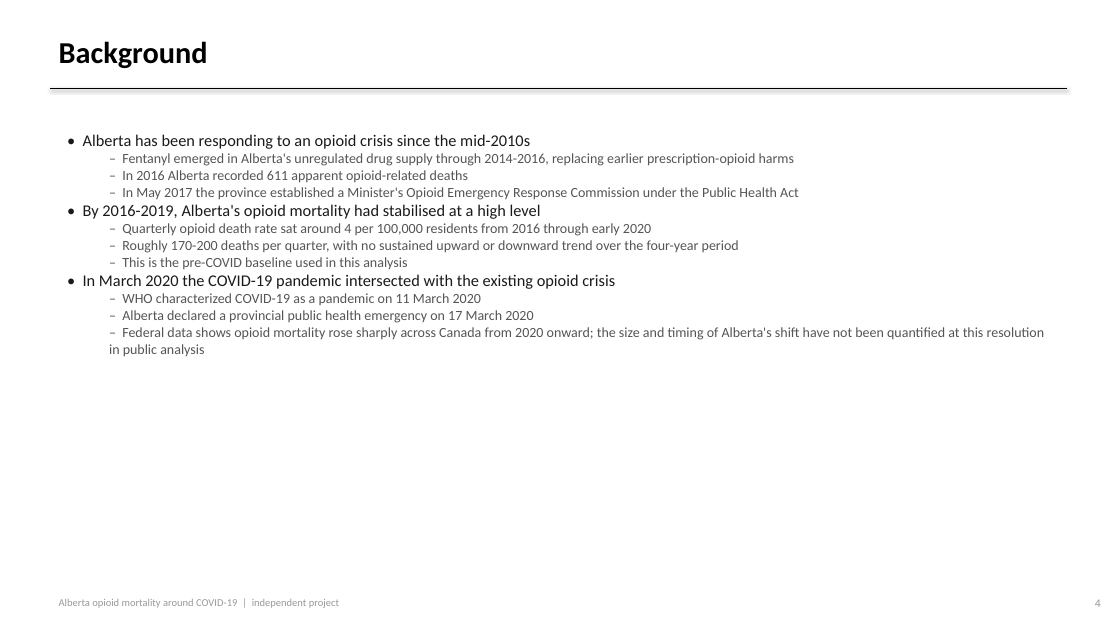
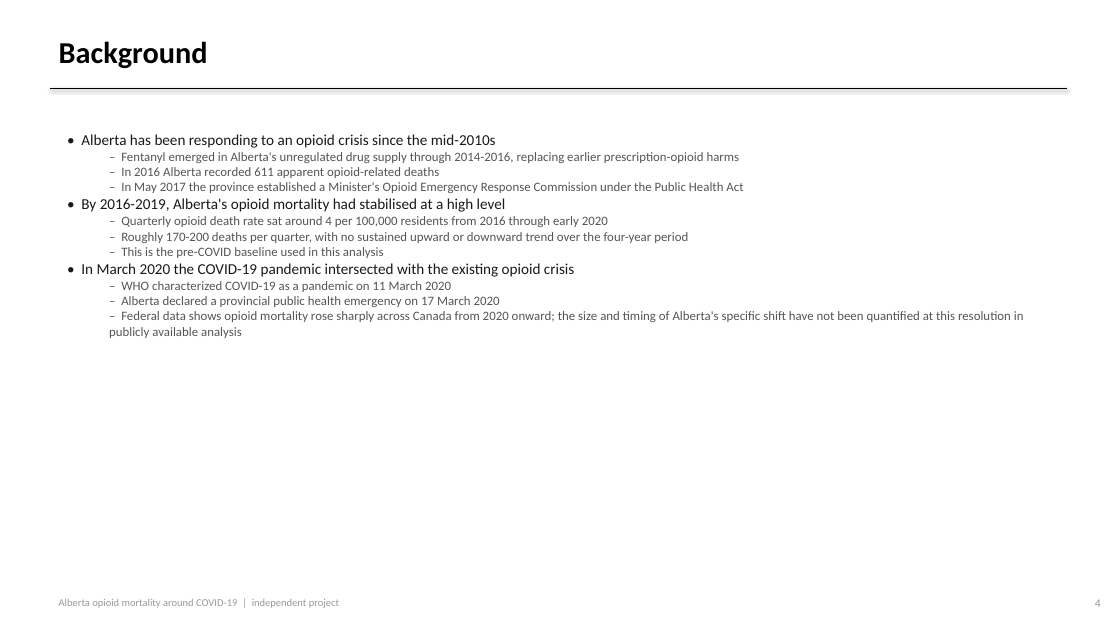
Before and after one commit to Adilbek123/alberta-substance-use-trends, a slide deck: slide 4 of slides.pptx. Drawn at 1120x630 pixels with LibreOffice and Linux fonts; fonts in the diff are those of the drawing. Boxes give left, top, right and bottom in pixels: in the first picture for what was removed or moved away, otherwise in the second. Text is boxed around its words. In the diff, an @@ line names an element or a change of style, - is before the commit and + after.

```diff
--- a/slides.pptx
+++ b/slides.pptx
@@ text at bbox=[81, 134, 743, 307]: size 14 to 13 pt in "• Alberta has been responding to an ...", "• By 2016-2019, Alberta's opioid mortality had ...", "• In March 2020 the COVID-19 pandemic ..."; size 12 to 11 pt in "– Fentanyl emerged in Alberta's unregulated drug ...", "– In 2016 Alberta recorded 611 apparent ...", "– In May 2017 the province established ...", "– Quarterly opioid death rate sat around ..." and 4 more places @@
@@ text at bbox=[109, 311, 1024, 338]: text changed; size 12 to 11 pt @@
-  – Federal data shows opioid mortality rose sharply across Canada from 2020 onward; the size and timing of Alberta's shift have not been quantified at this resolution in public analysis
+  – Federal data shows opioid mortality rose sharply across Canada from 2020 onward; the size and timing of Alberta's specific shift have not been quantified at this resolution in publicly available analysis
```
Also in this commit, not shown: 6 other slides changed, 1 slide added, 4 other files.
